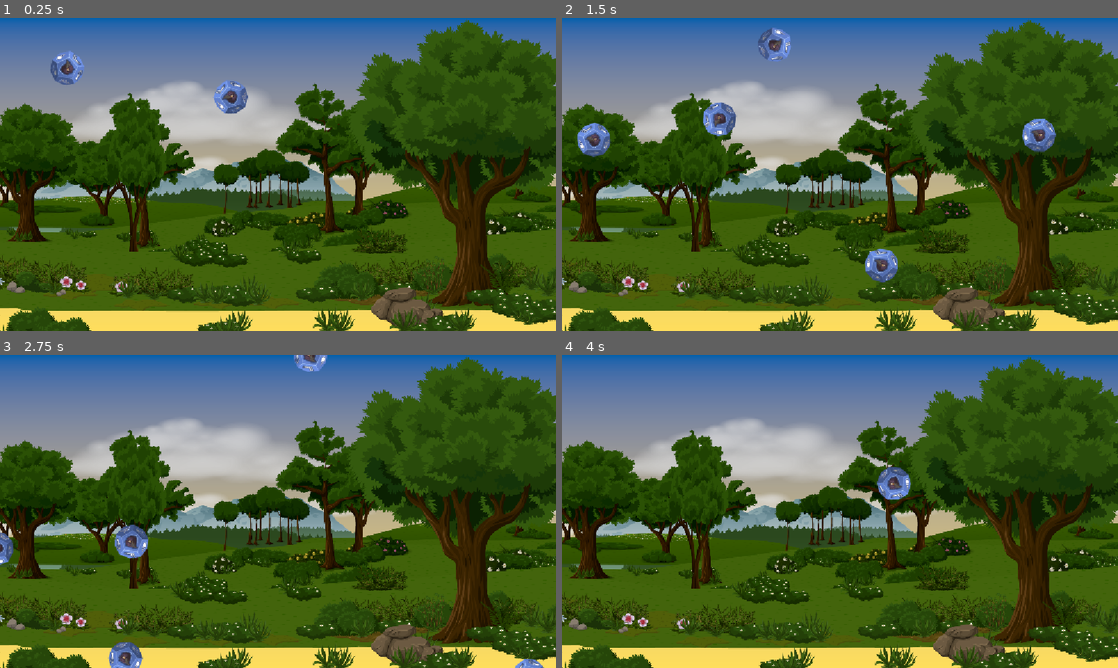
Above: before the commit, frames 1-4 (two rows, left to right).
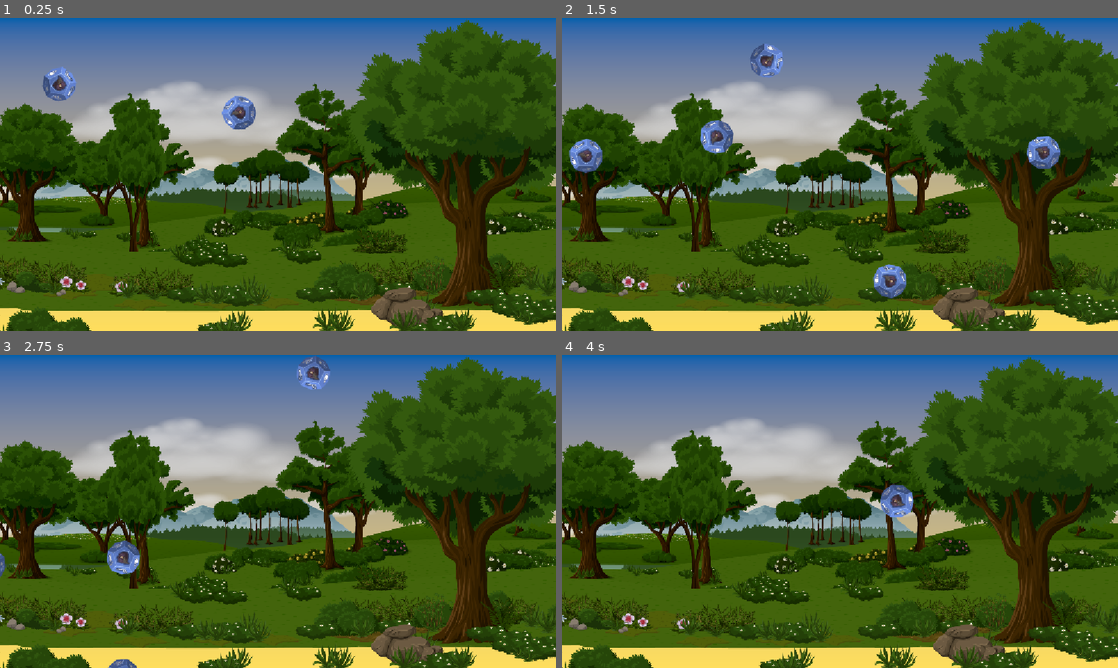
Above: after the commit, the same moments.

Repository: ligarius20fps/kurs-godot
Game: Godot game, scene res://Scenes/Game.tscn
The game is run twice, just before and just after one commit, with the same random seed, the same clock (stepped at 60 frames per second) and the same inputs.
Inputs:
- Up to frame 1 (0.25 s): no input
- Up to frame 2 (1.5 s): no input
- Up to frame 3 (2.75 s): no input
- Up to frame 4 (4 s): no input

The runs differ from the first frame. In frame 1, 1.5% of the frame differs, in the area x 7-46%, y 10-36%; in frame 2, 3.9%, in the area x 1-90%, y 3-90%; in frame 3, 2.1%; in frame 4, 0.8%.

Commit message:
kostki znikają gdy spadną poza ekran

Diff:
--- a/dice-catcher/Scenes/Dice/Dice.gd
+++ b/dice-catcher/Scenes/Dice/Dice.gd
@@ -20,3 +20,9 @@
 func _physics_process(delta: float) -> void:
 	dice.rotate(ROTATION_SPEED * delta)
 	move_local_y(SPEED * delta)
+	is_off_screen()
+
+func is_off_screen():
+	if get_viewport_rect().end.y <= position.y:
+		print("Off screen")
+		queue_free()
--- a/dice-catcher/Scenes/Dice/Dice.tscn
+++ b/dice-catcher/Scenes/Dice/Dice.tscn
@@ -10,9 +10,10 @@
 script = ExtResource("1_p3fax")
 
 [node name="Dice" type="Sprite2D" parent="."]
+position = Vector2(0, 37)
 texture = ExtResource("1_wpqjs")
-metadata/_edit_lock_ = true
 
 [node name="CollisionShape2D" type="CollisionShape2D" parent="."]
+position = Vector2(0, 37)
 scale = Vector2(3, 3)
 shape = SubResource("CircleShape2D_dauee")
